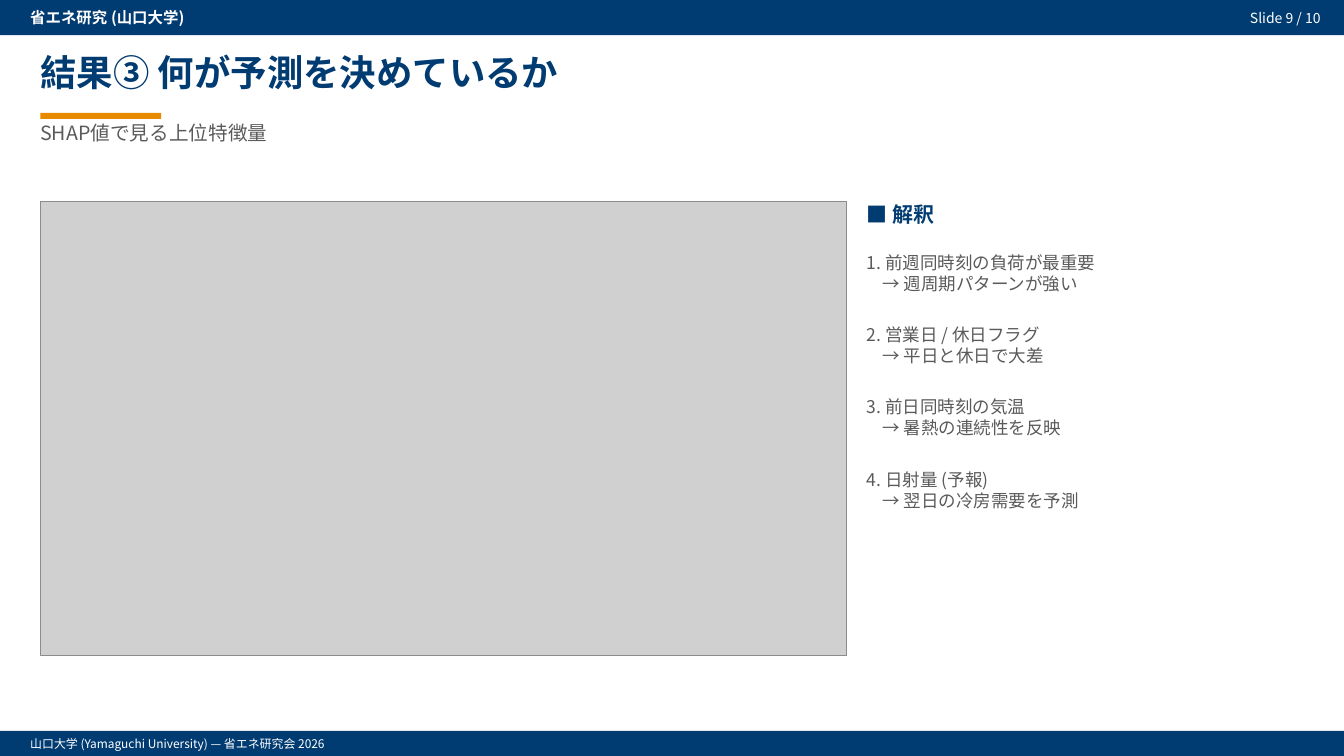
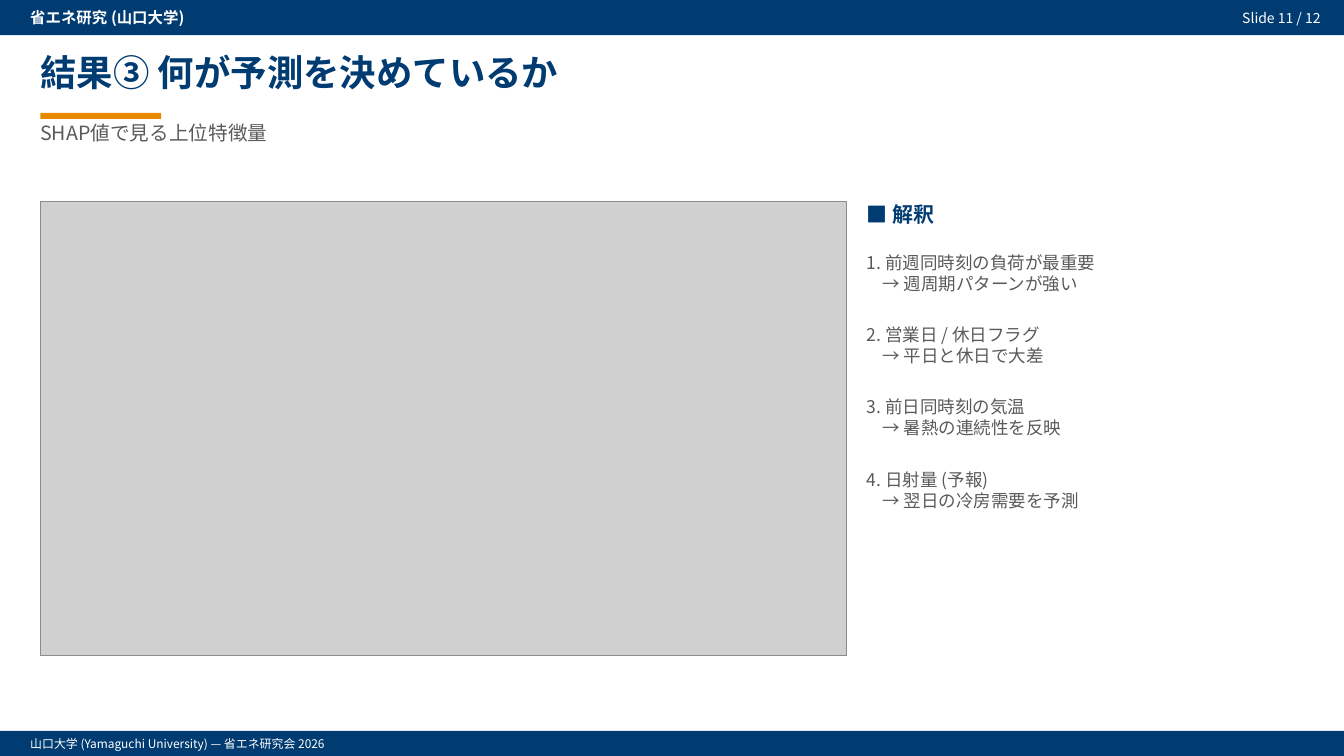
Before and after one commit to dasjkdhas/academic-research-skills, a slide deck: slide 11 of output/sdr-weather-alerts/presentation/SDR_research_progress_jp.pptx (slide 9 before the commit). Drawn at 1344x756 pixels with LibreOffice and Linux fonts; fonts in the diff are those of the drawing; grey boxes stand for pictures. Boxes give left, top, right and bottom in pixels: in the first picture for what was removed or moved away, otherwise in the second. Text is boxed around its words. In the diff, an @@ line names an element or a change of style, - is before the commit and + after.

```diff
--- a/output/sdr-weather-alerts/presentation/SDR_research_progress_jp.pptx
+++ b/output/sdr-weather-alerts/presentation/SDR_research_progress_jp.pptx
@@ text at (x1=1242, y1=12, x2=1321, y2=23): text changed @@
-Slide 9 / 10
+Slide 11 / 12
```
Also in this commit, not shown: 8 other slides changed, 2 slides added, 12 other files.
